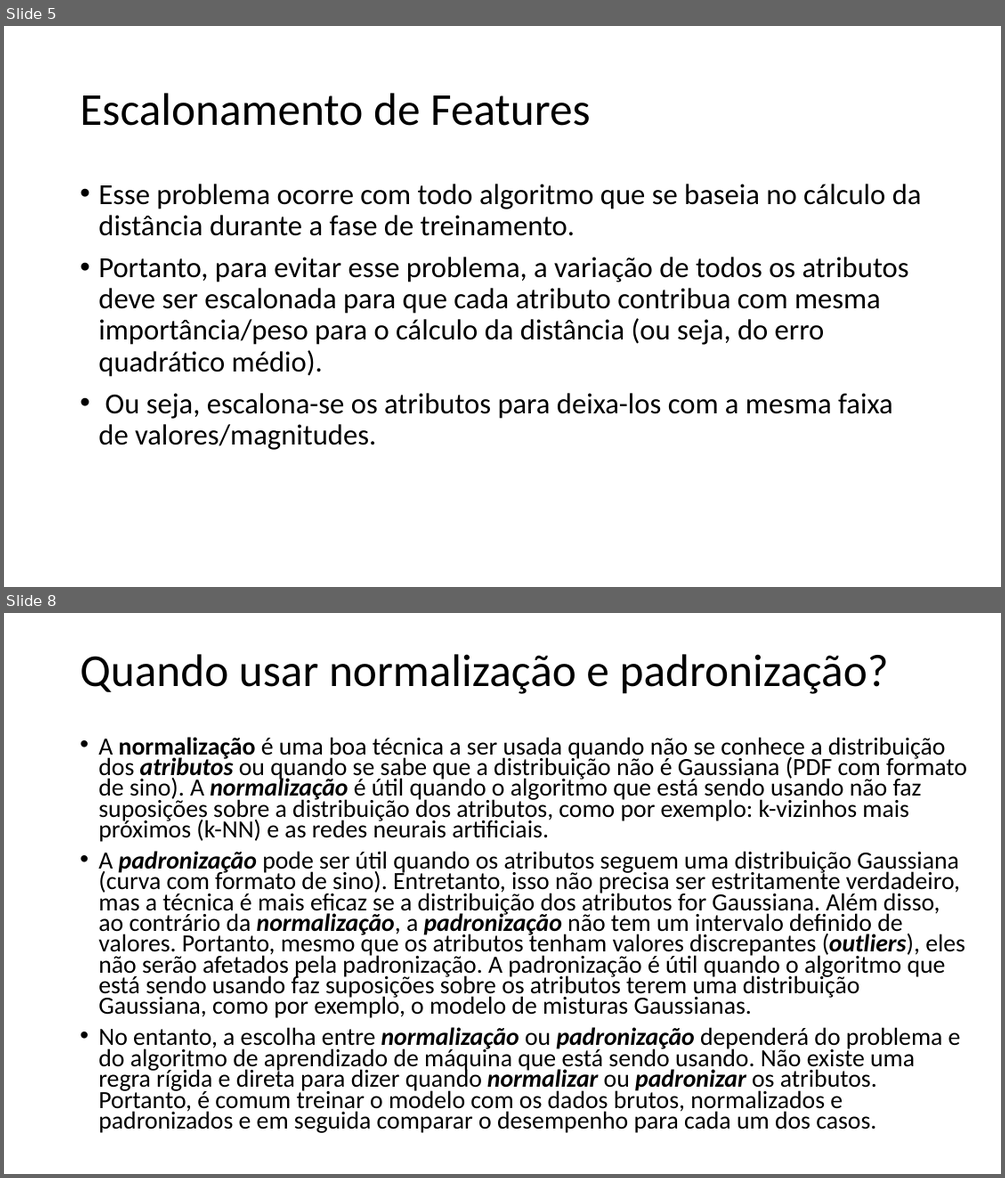
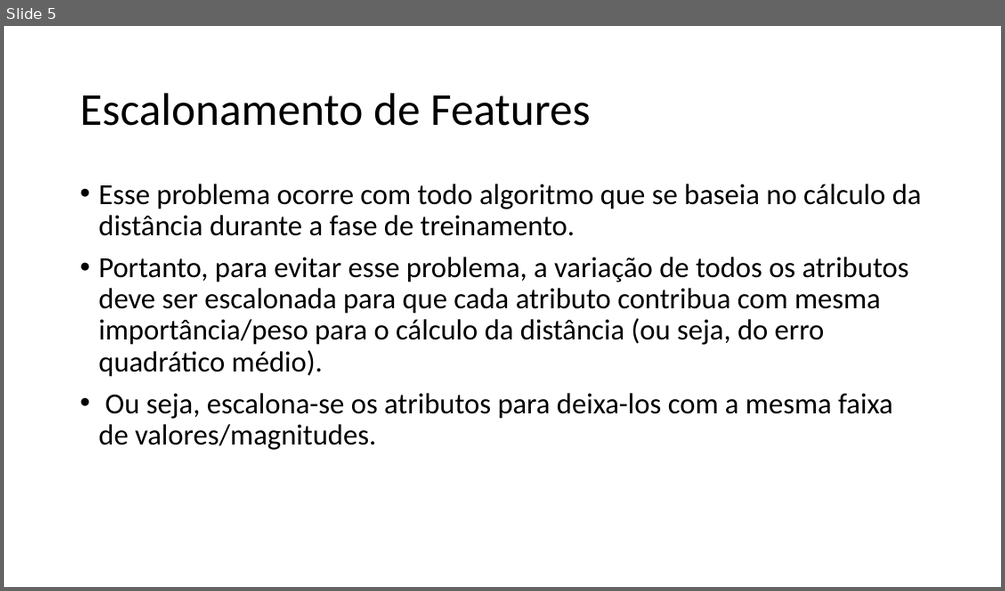
Before and after one commit to zz4fap/t319_aprendizado_de_maquina, a slide deck: slides/T319_Regressão_Linear (Parte IV).pptx. Shown one above the other, each under a label of ours: slides 5 and 8 before the commit, slide 5 after it; the slides between them are not shown. The pictures are 1005x1178 and 1005x591 pixels, drawn with LibreOffice and Linux fonts; fonts in the diff are those of the drawing. Boxes give left, top, right and bottom in pixels: in the first picture for what was removed or moved away, otherwise in the second. Text is boxed around its words. In the diff, an @@ line names an element or a change of style, - is before the commit and + after.

```diff
--- a/slides/T319_Regressão_Linear (Parte IV).pptx
+++ b/slides/T319_Regressão_Linear (Parte IV).pptx
@@ slide 8 removed at bbox=[4, 613, 1001, 1174], background #FFFFFF @@
@@ title removed at bbox=[80, 654, 889, 694] @@
-Quando usar normalização e padronização?
@@ text removed at bbox=[98, 737, 967, 1133] @@
-• A normalização é uma boa técnica a ser usada quando não se conhece a distribuição dos atributos ou quando se sabe que a distribuição não é Gaussiana (PDF com formato de sino). A normalização é útil quando o algoritmo que está sendo usando não faz suposições sobre a distribuição dos atributos, como por exemplo: k-vizinhos mais próximos (k-NN) e as redes neurais artificiais.
-• A padronização pode ser útil quando os atributos seguem uma distribuição Gaussiana (curva com formato de sino). Entretanto, isso não precisa ser estritamente verdadeiro, mas a técnica é mais eficaz se a distribuição dos atributos for Gaussiana. Além disso, ao contrário da normalização, a padronização não tem um intervalo definido de valores. Portanto, mesmo que os atributos tenham valores discrepantes (outliers), eles não serão afetados pela padronização. A padronização é útil quando o algoritmo que está sendo usando faz suposições sobre os atributos terem uma distribuição Gaussiana, como por exemplo, o modelo de misturas Gaussianas.
-• No entanto, a escolha entre normalização ou padronização dependerá do problema e do algoritmo de aprendizado de máquina que está sendo usando. Não existe uma regra rígida e direta para dizer quando normalizar ou padronizar os atributos. Portanto, é comum treinar o modelo com os dados brutos, normalizados e padronizados e em seguida comparar o desempenho para cada um dos casos.
```
Also in this commit, not shown: 6 slides changed, 1 other file.
